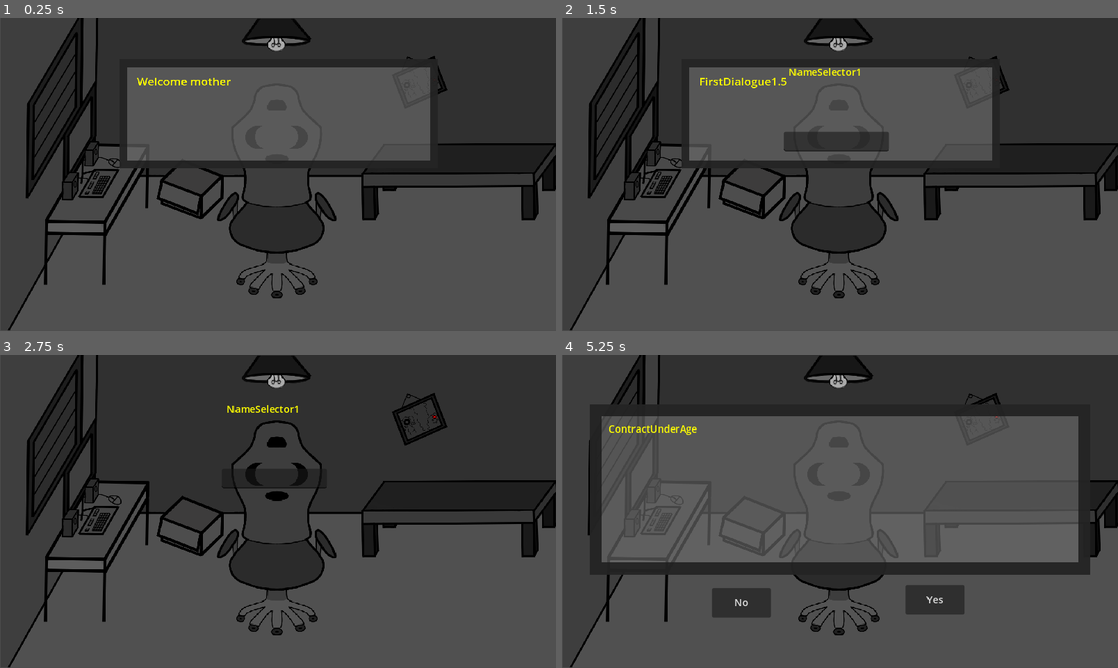
Above: before the commit, frames 1-4 (two rows, left to right).
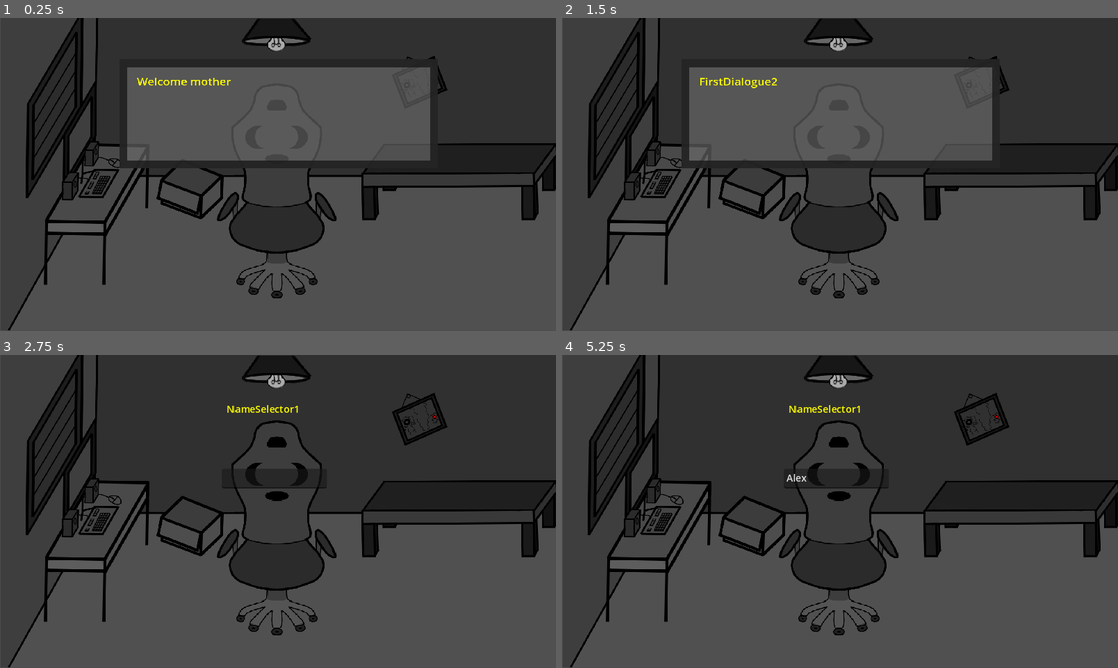
Above: after the commit, the same moments.

Repository: IkerFe/Paranoia
Game: Godot game, scene res://scenes/paranoia.tscn
Two runs of this game, one before a commit and one after it. Both use one fixed random seed, a clock stepped at 60 frames per second and the inputs below.
Inputs (mouse positions are in pixels of both pictures, inside the frame that each line leads up to):
- Up to frame 1 (0.25 s): no input
- Up to frame 2 (1.5 s): tap Enter at 0.5, 0.6 s; move the mouse to (751, 190) at 0.52 s; click (751, 190) at 0.67 s; tap Space at 0.77, 0.8, 1.07 s; click "No" (after the commit: "Yes.") at 1.25 s
- Up to frame 3 (2.75 s): tap Space at 2, 2.1, 2.27, 2.57 s; move the mouse to (166, 527) at 2.02 s; click (166, 527) at 2.17 s; tap Enter at 2.3 s
- Up to frame 4 (5.25 s): click (834, 480) at 2.77 s; type "Alex" at 2.85 s; tap Enter at 3.5, 3.6, 5.1 s; move the mouse to (895, 442) at 3.52 s; click (895, 442) at 3.67 s; tap Space at 3.8, 5 s; click (739, 602) at 4.25 s, where only the run after the commit has a clickable "No."; move the mouse to (812, 574) at 5.02 s; click (812, 574) at 5.17 s

The runs differ from the first frame. In frame 1, 0.2% of the frame differs, in the area x 4-41%, y 0-65%; in frame 2, 1.5%; in frame 3, 0.2%; in frame 4, 38%, in the area x 4-95%, y 0-84%.

Commit message:
Poder colocar ID a los objetos

Diff:
--- /dev/null
+++ b/Paranoia/language/Traducir Paranoia - Hoja 1 (1).csv
@@ -0,0 +1,90 @@
+key,en,es
+Talk,Talk,Hablar
+Inspect,Inspect,Inspeccionar
+Sleep,Sleep,Dormision
+Stream,Stream,Stream
+Continue,Continue,Continuar
+PlayerStartDialogue1,Where I am?,Donde estoy?
+ProtagonistStartAnswear1,"In my room, obiously. Do you have vision problems?","En mi habitación, evidentemente. Te pasa algo en la vista?"
+PlayerStartDialogue1.1,And where is your room?,Y donde está tú habitación?
+ProtagonistStartAnswear1.1,"In my home. Otherwise, where would it be?",En mi casa. Si no donde iba a estar?
+PlayerStartDialogue1.1.1,Are you serious?,Vas en serio?
+ProtagonistStartAnswear1.1.1,I am always serious bro.,Yo siempre voy en serio.
+PlayerStartDialogue2,How I arrived here?,Como he llegado hasta aquí?
+ProtagonistStartAnswear2,You only appeared.,Solo apareciste.
+PlayerStartDialogue3,How long I have been here?,Cuanto llevo aquí?
+ProtagonistStartAnswear3,HAVE YOU EVER NOT BEEN HERE?,ALGUNA VEZ NO HAS ESTADO AQUÍ?
+PlayerStartDialogue3.1,"Yeah, I’ve always been here.","Ya, yo siempre he estado aquí."
+PlayerStartDialogue3.2,"Look, I don’t think you’re my mom, so I think that yes.","A ver, no creo que seas mí madre por lo que creo que sí."
+ProtagonistStartAnswear3.1,"The past or the future don’t matter, only the present does.","El pasado ni el futuro importan, solo importa el presente."
+PlayerStartDialogue3.2.1,"Earlier, you told me that I appeared, which means I haven’t always been here.",Antes me has dicho que he aparecido por lo que significa que no siempre he estado aquí.
+ProtagonistStartAnswear3.1.1,Yeah.,Ya.
+ProtagonistStartAnswear3.1.2,For that reason.,Por eso.
+ProtagonistStartAnswear3.1.3,"I can’t answer you. You appeared on your own, so I don’t know the reason.",No te puedo responder. Has aparecido por tu propia cuenta por lo que no sé el motivo.
+PlayerStartDialogue4,Who are you?,Quién eres?
+ProtagonistStartAnswear4,"Finally, a good question.",Por fin una buena pregunta.
+ProtagonistStartAnswear4.1,"I am me, just like you are you. If you weren’t you, I wouldn’t be having a conversation with you.","Yo soy yo, al igual que tú eres tú, si tú no fueras tú ya no estaría teniendo una conversación contigo."
+ProtagonistStartAnswear4.2,"Also, if I weren’t me, we wouldn’t be having this conversation. It’s a mutual thing. Do you understand?",Al igual que si yo no fuera yo no estaríamos teniendo esta conversación. Es algo mutuo. Entiendes?
+PlayerStartDialogue4.1,Okay.,Ok.
+ProtagonistStartAnswear4.1.1,Pleasured to be of help.,Encantada de ser de ayuda.
+PlayerStartDialogue4.2,That doesn’t answer my question.,Eso no responde mi pregunta.
+ProtagonistStartAnswear4.2.1,Which question?,Cuál pregunta?
+PlayerStartDialogue4.2.1,Who are you?,Quién eres?
+ProtagonistStartAnswear4.2.1.1,I am you.,Yo soy tú.
+ProtagonistStartAnswear4.2.1.2,"Oh wait, no…",A no…
+ProtagonistStartAnswear4.2.1.3,Let’s just say that all you need to know is that I’m here for you.,Digamos que todo lo que debes saber es que estoy aquí para tí.
+PlayerStartDialogue5,Can I get out?,Puedo salir?
+N O,N O,N O
+FirstDialogue1,Welcome mother ,Bienvenidos hijos de
+FirstDialogue1.1,What the ,Pero que
+FirstDialogue1.2,What?,Que?
+FirstDialogue1.3,,Porque me censura esto?
+FirstDialogue1.4,"Let’s see, the game contains all these themes, what kind of ment#%$* defe%$# would think of making it for under 16s?","A ver el juego contiene todos estos temas, a que defici€%$€ m€%$@l se le ocurre hacerlo para menores de 16 años?"
+FirstDialogue1.5,Sigh.,Aish.
+ContractUnderAge,"“I hereby declare that I am over 18 years old, allowing the use of inappropriate language, scenes of violence, representations of sexual content, use of illicit substances, that may leave scars, be bizarre, evoke emotions commonly associated with negativity (although it's relative whether an emotion is negative, right? At least that movie suggested so), might have some resemblance to reality, might predict some future aspect of any individual’s life (honestly, it’s mind-blowing how easy it is to identify with something and say ‘that’s me’ or relate it to anything, start relating other aspects, and create theories QwQ), some aspect might be changed in the future due to dissatisfaction with its functioning, data loss due to lack of knowledge, removal of features, reading of your computer (maybe?).","“Por la presente declaró que tengo más de 18 años. Permitiendo la utilización
+de lenguaje inapropiado, escenas de violencia, utilización de representaciones
+sexuales, uso de sustancias ilícitas, que deje secuelas, sea bizarro, haga sentir
+ emociones comúnmente asociadas a negativas (aunque es relativo si una
+emoción es negativa, no? Al menos aquella película daba a entender eso),
+llegue a tener alguna similitud con la realidad, llegar a predecir algún aspecto
+ futuro de cualquier individuo en su vida (para ser sincero es flipante lo fácil que
+es identificarse con algo y decir “soy ese” o relacionar cualquier cosa, empezar a
+relacionar otros aspectos y crear teorías QwQ), algún aspecto sea cambiado a
+futuro por inconformidad de su funcionamiento, perdida de datos por
+desconocimiento, eliminación de aspectos, lectura de tu ordenador (a lo mejor?).
+
+Aparte de todos los datos anteriormente detallados Tf sftfswb fm efsfdup b efdsj dbvlljfs jogpsnbdjpo.
+
+PD: Si no te gusta el producto, te comprometes a dar una crítica para mejorar el producto y no solo
+para criticar por criticar. Si haces una crítica sin fundamentos se te puede llegar a retirar los permisos
+como ser humano… Na, bromi (Porque no puedo, evidentemente).”"
+FirstDialogue2,,Gracias por eximirrme de cualquier responsabilidad futura.
+FirstDialogue2.1,,Yo también te quiero. Pues supongo que podemos comenzar.
+FirstDialogue2.2,,"A es verdad con esto de liberarme legalmente de cualquier responsabilidad
+se me olvidó preguntarte el nombre."
+NameSelector1,,Introduce tu nombre
+NameSelector1.1,,Igualmente no tendrá gran relevancia pero…
+NameSelector1.2,,Estás seguro que ese es tu nombre?
+NameSelector1.3,,"Bonito nombre, encantada de conocerte ."
+Yes,Yes.,Sí.
+No,No.,No.
+FreeArchive1,,Quieres un logro gratis?
+NegativeFreeArchive1,,"Pues bueno, tú te lo pierdes."
+NegativeFreeArchive1.1,,Asumo que no querrás hacer el 100%.
+NegativeFreeArchive1.2,,"Y no, no hay vuelta atrás, el juego ya a guardado."
+NegativeFreeArchive1.3,,Te has condenado.
+NegativeFreeArchive1.4,,Pendejo.
+perra,f✓©¢€®$,p€®®@
+mierda,f✓©¢,mier&@
+Correct,Confirmed,Confirmado
+PlayerPicture1,,Quienes son los del cuadro?
+ProtagonistPicture1,,Qué cuadro.
+PlayerPicture2,,El que había detrás tuyo.
+ProtagonistPicture2,,Yo no veo nada.
+PlayerPicture5,,Bueno si tú lo dices
+ProtagonistPicture6,,Me agrada que empieces a entender que yo siempre tengo la razón.
+PlayerPicture7,,Desgraciada lo acabas de esconder
+ProtagonistPicture8,,Na.
+PlayerWindow1,,"Hace un bonito día, no te apetece salir?"
+ProtagonistWindow1,,"Na, ya estoy bien aquí. La gente de allí fuera no es como que me aporte mucho."
+ProtagonistWindow2,,Además que tengo todo lo que me importa aquí.
--- a/Paranoia/language/Traducir Paranoia - Hoja 1.csv
+++ /dev/null
@@ -1,78 +0,0 @@
-key,en,es
-Talk,Talk,Hablar
-Inspect,Inspect,Inspeccionar
-Sleep,Sleep,Dormision
-Stream,Stream,Stream
-Continue,Continue,Continuar
-StartDialogue1,Where I am?,Donde estoy?
-StartAnswear1,"In my room, obiously. Do you have vision problems?","En mi habitación, evidentemente. Te pasa algo en la vista?"
-StartDialogue1.1,And where is your room?,Y donde está tú habitación?
-StartAnswear1.1,"In my home. Otherwise, where would it be?",En mi casa. Si no donde iba a estar?
-StartDialogue1.1.1,Are you serious?,Vas en serio?
-StartAnswear1.1.1,I am always serious bro.,Yo siempre voy en serio.
-StartDialogue2,How I arrived here?,Como he llegado hasta aquí?
-StartAnswear2,You only appeared.,Solo apareciste.
-StartDialogue3,How long I have been here?,Cuanto llevo aquí?
-StartAnswear3,HAVE YOU EVER NOT BEEN HERE?,ALGUNA VEZ NO HAS ESTADO AQUÍ?
-StartDialogue3.1,"Yeah, I’ve always been here.","Ya, yo siempre he estado aquí."
-StartDialogue3.2,"Look, I don’t think you’re my mom, so I think that yes.","A ver, no creo que seas mí madre por lo que creo que sí."
-StartAnswear3.1,"The past or the future don’t matter, only the present does.","El pasado ni el futuro importan, solo importa el presente."
-StartDialogue3.2.1,"Earlier, you told me that I appeared, which means I haven’t always been here.",Antes me has dicho que he aparecido por lo que significa que no siempre he estado aquí.
-StartAnswear3.1.1,Yeah.,Ya.
-StartAnswear3.1.2,For that reason.,Por eso.
-StartAnswear3.1.3,"I can’t answer you. You appeared on your own, so I don’t know the reason.",No te puedo responder. Has aparecido por tu propia cuenta por lo que no sé el motivo.
-StartDialogue4,Who are you?,Quién eres?
-StartAnswear4,"Finally, a good question.",Por fin una buena pregunta.
-StartAnswear4.1,"I am me, just like you are you. If you weren’t you, I wouldn’t be having a conversation with you.","Yo soy yo, al igual que tú eres tú, si tú no fueras tú ya no estaría teniendo una conversación contigo."
-StartAnswear4.2,"Also, if I weren’t me, we wouldn’t be having this conversation. It’s a mutual thing. Do you understand?",Al igual que si yo no fuera yo no estaríamos teniendo esta conversación. Es algo mutuo. Entiendes?
-StartDialogue4.1,Okay.,Ok.
-StartAnswear4.1.1,Pleasured to be of help.,Encantada de ser de ayuda.
-StartDialogue4.2,That doesn’t answer my question.,Eso no responde mi pregunta.
-StartAnswear4.2.1,Which question?,Cuál pregunta?
-StartDialogue4.2.1,Who are you?,Quién eres?
-StartAnswear4.2.1.1,I am you.,Yo soy tú.
-StartAnswear4.2.1.2,"Oh, no…",A no…
-StartAnswear4.2.1.3,Let’s just say that all you need to know is that I’m here for you.,Digamos que todo lo que debes saber es que estoy aquí para tí.
-StartDialogue5,Can I get out?,Puedo salir?
-StartAnswear5,N O,N O
-FirstDialogue1,Welcome mother ,Bienvenidos hijos de
-FirstDialogue1.1,What the ,Pero que
-FirstDialogue1.2,What?,Que?
-FirstDialogue1.3,,Porque me censura esto?
-FirstDialogue1.4,,"A ver el juego contiene todos estos temas, a que defici€%$€ m€%$@l se le ocurre hacerlo para menores de 16 años?"
-FirstDialogue1.5,,Aish.
-ContractUnderAge,,"“Por la presente declaró que tengo más de 18 años. Permitiendo la utilización
-de lenguaje inapropiado, escenas de violencia, utilización de representaciones
-sexuales, uso de sustancias ilícitas, que deje secuelas, sea bizarro, haga sentir
- emociones comúnmente asociadas a negativas (aunque es relativo si una
-emoción es negativa, no? Al menos aquella película daba a entender eso),
-llegue a tener alguna similitud con la realidad, llegar a predecir algún aspecto
- futuro de cualquier individuo en su vida (para ser sincero es flipante lo fácil que
-es identificarse con algo y decir “soy ese” o relacionar cualquier cosa, empezar a
-relacionar otros aspectos y crear teorías QwQ), algún aspecto sea cambiado a
-futuro por inconformidad de su funcionamiento, perdida de datos por
-desconocimiento, eliminación de aspectos, lectura de tu ordenador (a lo mejor?).
-
-Aparte de todos los datos anteriormente detallados Tf sftfswb fm efsfdup b efdsj dbvlljfs jogpsnbdjpo.
-
-PD: Si no te gusta el producto, te comprometes a dar una crítica para mejorar el producto y no solo
-para criticar por criticar. Si haces una crítica sin fundamentos se te puede llegar a retirar los permisos
-como ser humano… Na, bromi (Porque no puedo, evidentemente).”"
-FirstDialogue2,,Gracias por eximirrme de cualquier responsabilidad futura.
-FirstDialogue2.1,,Yo también te quiero. Pues supongo que podemos comenzar.
-FirstDialogue2.2,,"A es verdad con esto de liberarme legalmente de cualquier responsabilidad
-se me olvidó preguntarte el nombre."
-NameSelector1,,Introduce tu nombre
-NameSelector1.1,,Igualmente no tendrá gran relevancia pero…
-NameSelector1.2,,Estás seguro que ese es tu nombre?
-NameSelector1.3,,"Bonito nombre, encantada de conocerte ."
-Afirmative,Yes.,Sí.
-Negative,No.,No.
-FreeArchive1,,Quieres un logro gratis?
-NegativeFreeArchive1,,"Pues bueno, tú te lo pierdes."
-NegativeFreeArchive1.1,,Asumo que no querrás hacer el 100%.
-NegativeFreeArchive1.2,,"Y no, no hay vuelta atrás, el juego ya a guardado."
-NegativeFreeArchive1.3,,Te has condenado.
-NegativeFreeArchive1.4,,Pendejo.
-perra,f✓©¢€®$,p€®®@.
-mierda,f✓©¢,mier&@.
--- a/Paranoia/project.godot
+++ b/Paranoia/project.godot
@@ -26,7 +26,7 @@
 
 [internationalization]
 
-locale/translations=PackedStringArray("res://language/Traducir Paranoia - Hoja 1.en.translation", "res://language/Traducir Paranoia - Hoja 1.es.translation")
+locale/translations=PackedStringArray("res://language/Traducir Paranoia - Hoja 1 (1).en.translation", "res://language/Traducir Paranoia - Hoja 1 (1).es.translation")
 
 [rendering]
 
--- a/Paranoia/scenes/paranoia.tscn
+++ b/Paranoia/scenes/paranoia.tscn
@@ -6,6 +6,7 @@
 [ext_resource type="Script" path="res://scripts/Inspect/hideButtons.gd" id="3_233uq"]
 [ext_resource type="Script" path="res://scripts/Inspect/stopInspect.gd" id="3_d85mh"]
 [ext_resource type="Script" path="res://scripts/Inspect/selectObject.gd" id="3_q1ynn"]
+[ext_resource type="Texture2D" uid="uid://tsb6kj25rt73" path="res://assets/windowSelected.png" id="5_qilue"]
 [ext_resource type="Texture2D" uid="uid://bdbjxxcg3oekr" path="res://assets/prueb1.png" id="6_sp7hb"]
 [ext_resource type="Texture2D" uid="uid://c27v4v3ghsxoy" path="res://assets/prueb2.png" id="7_7cddo"]
 [ext_resource type="Texture2D" uid="uid://bg8d3nkggdry3" path="res://assets/boxColider.png" id="8_4xcta"]
@@ -31,11 +32,11 @@
 [ext_resource type="Script" path="res://scripts/InsertText/ButtonInsertTextYes.gd" id="27_oge5b"]
 [ext_resource type="Script" path="res://scripts/controlYes&No.gd" id="28_d38lv"]
 
-[sub_resource type="RectangleShape2D" id="RectangleShape2D_bjv27"]
-size = Vector2(211.347, 158.689)
-
 [sub_resource type="RectangleShape2D" id="RectangleShape2D_g8sv1"]
 size = Vector2(550.944, 472.398)
+
+[sub_resource type="RectangleShape2D" id="RectangleShape2D_bjv27"]
+size = Vector2(211.333, 161.359)
 
 [node name="Node2D" type="Node2D"]
 scale = Vector2(0.955, 0.955)
@@ -47,11 +48,6 @@
 scale = Vector2(0.632727, 0.632727)
 texture = ExtResource("8_lx6n2")
 
-[node name="Window" type="Sprite2D" parent="."]
-position = Vector2(89.0052, 141.361)
-scale = Vector2(0.633, 0.633)
-texture = ExtResource("9_87m1q")
-
 [node name="Table" type="Sprite2D" parent="."]
 z_index = -1
 position = Vector2(154.974, 316.23)
@@ -62,21 +58,6 @@
 position = Vector2(748.691, 265.969)
 scale = Vector2(0.633, 0.633)
 texture = ExtResource("11_ihq3d")
-
-[node name="Box" type="Sprite2D" parent="."]
-position = Vector2(306.806, 277.487)
-scale = Vector2(0.505081, 0.505081)
-texture = ExtResource("12_ka81t")
-script = ExtResource("3_q1ynn")
-default_texture = ExtResource("12_ka81t")
-hover_texture = ExtResource("8_4xcta")
-
-[node name="Area2D" type="Area2D" parent="Box"]
-
-[node name="CollisionShape2D" type="CollisionShape2D" parent="Box/Area2D"]
-position = Vector2(9.54291, 2.54266)
-rotation = 0.359538
-shape = SubResource("RectangleShape2D_bjv27")
 
 [node name="Break" type="Sprite2D" parent="."]
 position = Vector2(682.723, 104.712)
@@ -344,3 +325,34 @@
 offset_right = 336.0
 offset_bottom = 423.22
 text = "No"
+
+[node name="Box" type="Sprite2D" parent="SheText"]
+z_index = -1
+position = Vector2(302.618, 273.299)
+scale = Vector2(0.505081, 0.505081)
+texture = ExtResource("12_ka81t")
+script = ExtResource("3_q1ynn")
+default_texture = ExtResource("12_ka81t")
+hover_texture = ExtResource("8_4xcta")
+ID_object = 100
+
+[node name="Area2D" type="Area2D" parent="SheText/Box"]
+
+[node name="CollisionShape2D" type="CollisionShape2D" parent="SheText/Box/Area2D"]
+position = Vector2(10.7514, 2.08539)
+rotation = 0.359538
+shape = SubResource("RectangleShape2D_bjv27")
+
+[node name="Window" type="Sprite2D" parent="SheText"]
+z_index = -1
+position = Vector2(84.8167, 137.173)
+scale = Vector2(0.633, 0.633)
+script = ExtResource("3_q1ynn")
+default_texture = ExtResource("9_87m1q")
+hover_texture = ExtResource("5_qilue")
+ID_object = 99
+
+[node name="Area2D" type="Area2D" parent="SheText/Window"]
+
+[node name="CollisionPolygon2D" type="CollisionPolygon2D" parent="SheText/Window/Area2D"]
+polygon = PackedVector2Array(-76.094, -4.96223, -72.7856, 243.171, 74.4399, 1.65465, 71.1315, -234.899)
--- /dev/null
+++ b/Paranoia/scripts/Inspect/inspectOptions.gd
@@ -0,0 +1,11 @@
+extends Node
+
+
+# Called when the node enters the scene tree for the first time.
+func _ready():
+	pass # Replace with function body.
+
+
+# Called every frame. 'delta' is the elapsed time since the previous frame.
+func _process(delta):
+	pass
--- a/Paranoia/scripts/Inspect/selectObject.gd
+++ b/Paranoia/scripts/Inspect/selectObject.gd
@@ -3,6 +3,7 @@
 # Carga las dos imágenes
 @export var default_texture : Texture2D
 @export var hover_texture : Texture2D
+@export var ID_object : int
 
 # Variable para mantener el estado del clic
 var clicked = false
@@ -35,5 +36,10 @@
 	mouse_over = false
 
 func _on_input_event(_viewport, event, _shape_idx):
-	if event is InputEventMouseButton and event.button_index == MOUSE_BUTTON_LEFT and event.pressed and Global.InspectObject:
+	if (event is InputEventMouseButton and event.button_index == MOUSE_BUTTON_LEFT
+	and event.pressed and Global.InspectObject and clicked == false):
 		clicked = true
+		Global.OrderDialogue = ID_object;
+		print(ID_object);
+		var textProta = $"../TextProta"
+		textProta.protagonistTextAppear()
--- a/Paranoia/scripts/MainCharacter/She.gd
+++ b/Paranoia/scripts/MainCharacter/She.gd
@@ -21,11 +21,9 @@
 	or event is InputEventKey and (event.keycode == KEY_ENTER or event.keycode == KEY_SPACE)):
 		Global.avanzar_dialogo(dialogueProtagonist)
 
-
-
 func end_dialogue():
 		match Global.OrderDialogue:
-			4:
+			1:
 				var textProta = $"TextProta"
 				textProta.protagonistTextDisappear()
 				var popUp_script = $"PopUpScript"
@@ -41,13 +39,21 @@
 				insertText.showPlayerInsertText()
 
 
-			1:
-				var showButtonsInsert = $"ButtonYesInsertText"
-				var showInsertButtons = $"ControlYes&No"
-				showInsertButtons.show_buttons("ButtonYesInsertText","ButtonNoInsertText")
+			4:
+				if Global.DialogueActive:
+					var showButtonsInsert = $"ButtonYesInsertText"
 
-				if(showButtonsInsert.endStartDialogue == true):
-					var showButtons = $"HideScript"
-					showButtons.handle_button_press()
-					Global.DialogueActive = false
-					queue_free()
+					var showInsertButtons = $"ControlYes&No"
+					showInsertButtons.show_buttons("ButtonYesInsertText","ButtonNoInsertText")
+
+					if showButtonsInsert.endStartDialogue:
+						var showButtons = $"HideScript"
+						showButtons.handle_button_press()
+
+						var textProta = $"TextProta"
+						textProta.protagonistTextDisappear()
+
+						showInsertButtons.hide_buttons("ButtonYesInsertText","ButtonNoInsertText")
+			100:
+				var textProta = $"TextProta"
+				textProta.protagonistTextDisappear()
--- a/Paranoia/scripts/MainCharacter/protagonistTextVisible.gd
+++ b/Paranoia/scripts/MainCharacter/protagonistTextVisible.gd
@@ -6,6 +6,7 @@
 func protagonistTextDisappear():
 	text.visible = false
 	background.visible = false
+	Global.DialogueActive = false
 
 func endProtagonistGrupText():
 	Global.OrderDialogue += 1
--- a/Paranoia/scripts/global.gd
+++ b/Paranoia/scripts/global.gd
@@ -1,7 +1,7 @@
 extends Node
 
 var  InspectObject: bool = false
-var  DialogueActive: bool = false
+var  DialogueActive: bool = true
 var  EndDialogue: bool = false
 var  OrderDialogue: int = 1
 var  NumActualDialogue:int = -1
@@ -29,7 +29,16 @@
 				"NameSelector1.1",
 				"NameSelector1.2"
 			]
-
+		100:
+			Dialogue = [
+				"ProtagonistWindow1",
+				"ProtagonistWindow2"
+			]
+		101:
+			Dialogue = [
+				"Me muero",
+				"A Y U D A  :C"
+			]
 # Función para actualizar el texto traducido en el RichTextLabel
 func update_dialogue_text(dialogueProtagonist: RichTextLabel) -> void:
 	var translated_text = tr(Dialogue[NumActualDialogue])
@@ -42,6 +51,6 @@
 	if Global.NumActualDialogue < Global.Dialogue.size() - 1 :
 		Global.NumActualDialogue += 1
 		update_dialogue_text(dialogueProtagonist)
-		print("OrderDialogue Value: ", Global.NumActualDialogue)  # Verifica el valor actual
+		#print("OrderDialogue Value: ", Global.NumActualDialogue)  # Verifica el valor actual
 	else:
 		EndDialogue = true
Binary file added: Paranoia/assets/windowSelected.png
Not shown, added: Paranoia/assets/windowSelected.png.import
Not shown, added: Paranoia/language/Traducir Paranoia - Hoja 1 (1).csv.import
Not shown, removed: Paranoia/language/Traducir Paranoia - Hoja 1.csv.import
Not shown: 1 places in Paranoia/scenes/paranoia.tscn that only renumber resources
